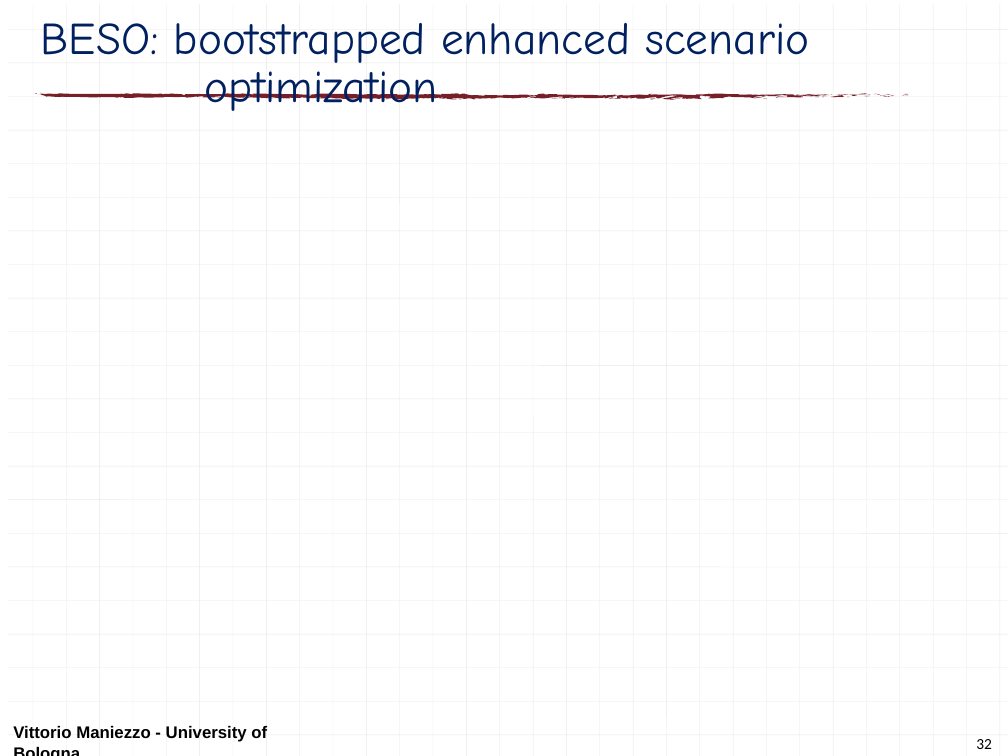
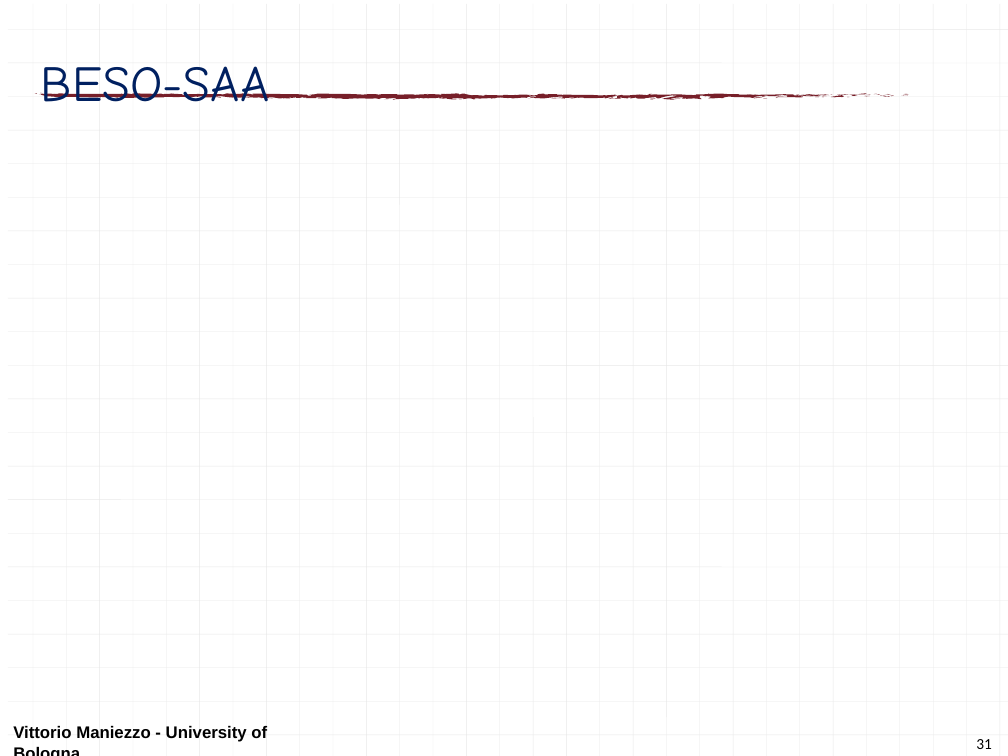
Before and after one commit to maniezzo/GDOforecast, a slide deck: slide 31 of doc/Schedulingseminar/schedulingSeminarXdock.pptx (slide 32 before the commit). Drawn at 1008x756 pixels with LibreOffice and Linux fonts; fonts in the diff are those of the drawing; grey boxes stand for pictures. Boxes give left, top, right and bottom in pixels: in the first picture for what was removed or moved away, otherwise in the second. Text is boxed around its words. In the diff, an @@ line names an element or a change of style, - is before the commit and + after.

```diff
--- a/doc/Schedulingseminar/schedulingSeminarXdock.pptx
+++ b/doc/Schedulingseminar/schedulingSeminarXdock.pptx
@@ title at bbox=[41, 66, 270, 102]: text changed; size 32.4 to 36 pt @@
-BESO: bootstrapped enhanced scenario optimization
+BESO-SAA
@@ page number at bbox=[976, 739, 992, 749]: text changed @@
-32
+31
```
Also in this commit, not shown: 6 other slides changed.
